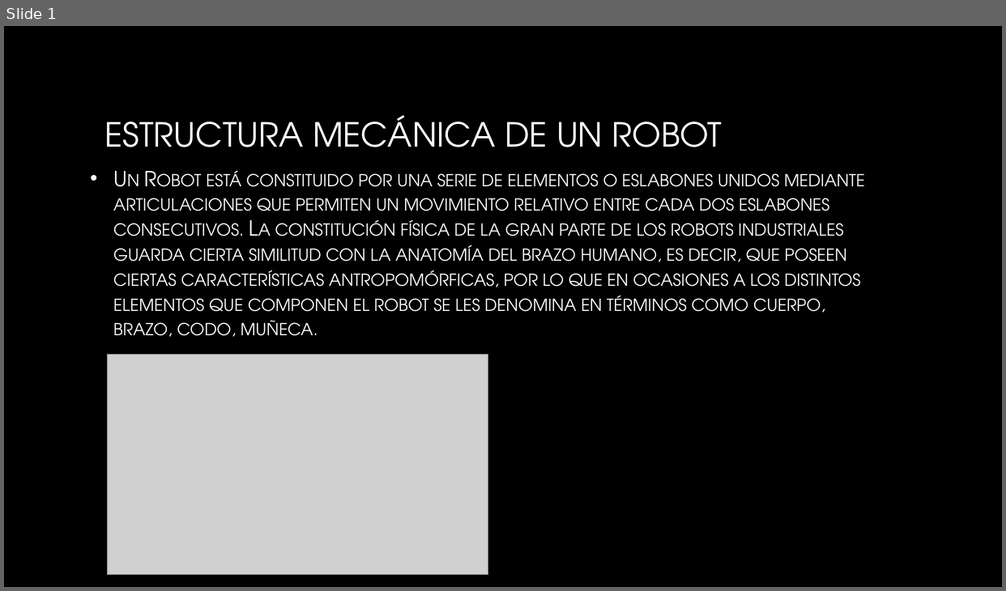
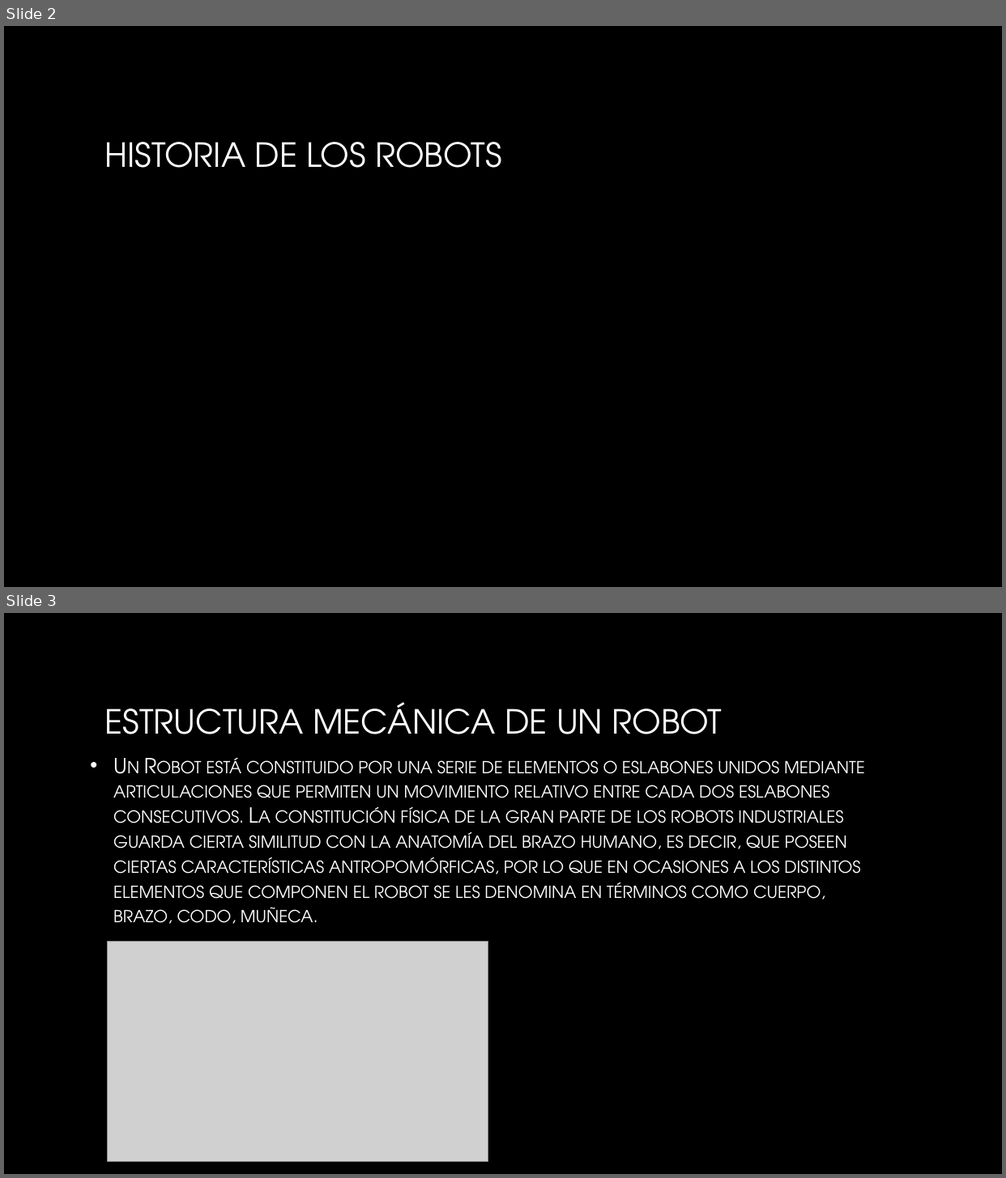
Before and after one commit to jdavidsg/Clases-Robotica, a slide deck: 1.2/1.2.pptx. Shown one above the other, each under a label of ours: slide 1 before the commit, slides 2 and 3 after it. The pictures are 1006x591 and 1006x1178 pixels, drawn with LibreOffice and Linux fonts; fonts in the diff are those of the drawing; grey boxes stand for pictures; background and template pictures are left out. Boxes give left, top, right and bottom in pixels: in the first picture for what was removed or moved away, otherwise in the second. Text is boxed around its words. In the diff, an @@ line names an element or a change of style, - is before the commit and + after.

```diff
--- a/1.2/1.2.pptx
+++ b/1.2/1.2.pptx
@@ slide 2 added at (4, 26, 1002, 587), background picture (left out) @@
@@ title added at (105, 142, 501, 168), 32 pt, text gradient #FFFFFF to #A6A6A6 @@
+HISTORIA DE LOS ROBOTS
@@ what was slide 1 is now slide 3 @@
```
Also in this commit, not shown: 7 other slides added, 5 other files.
